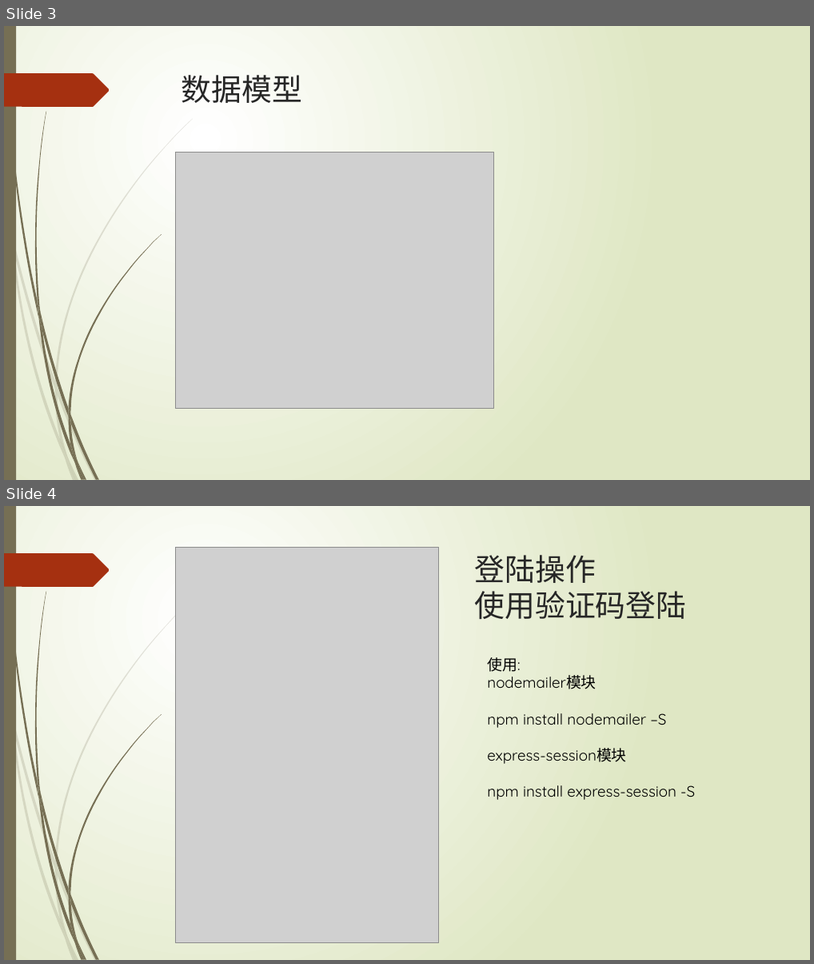
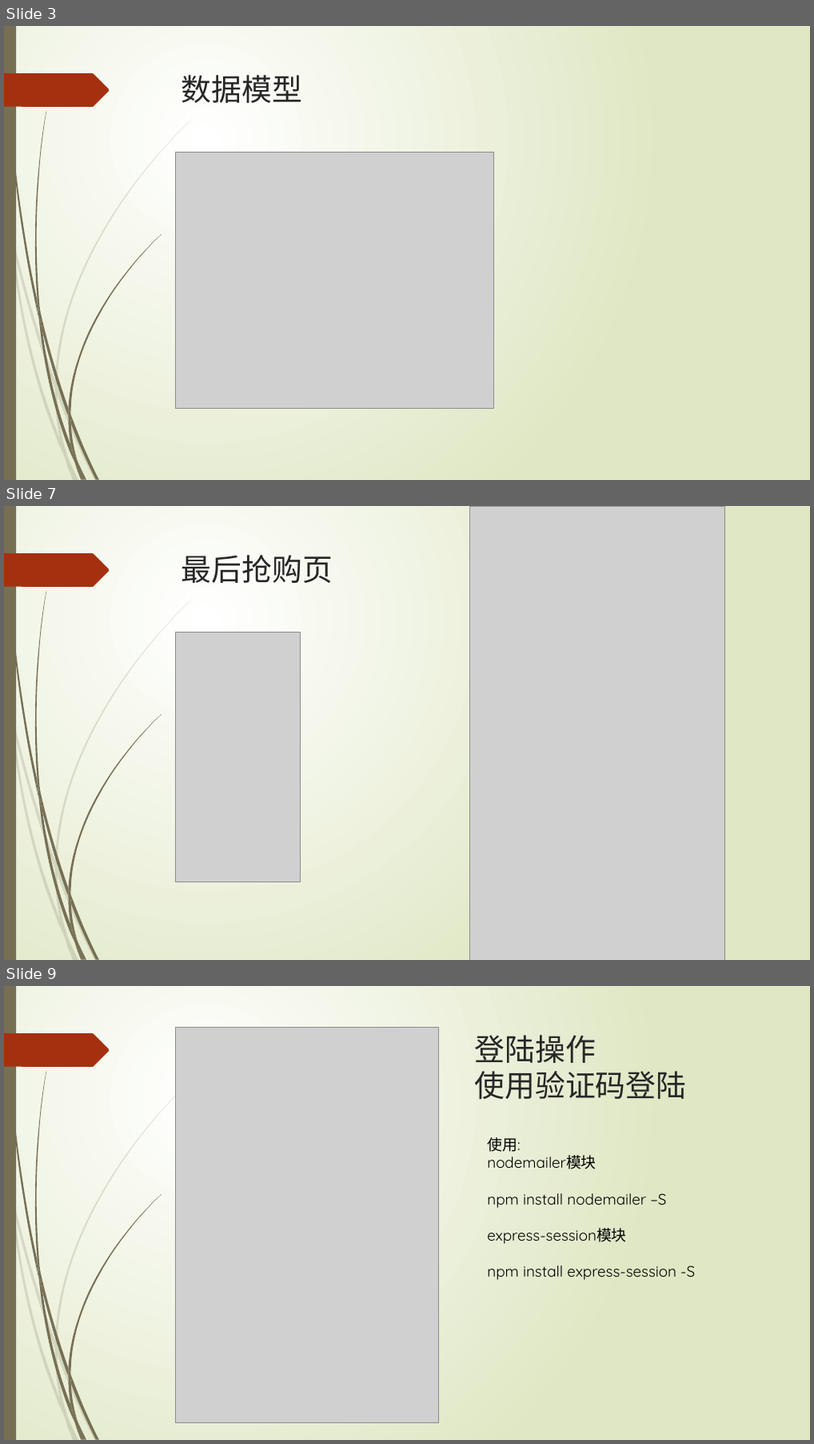
Before and after one commit to Caramel-Zhao/vipshop-vue-demo, a slide deck: ppt-doc/vip-shop.pptx. Shown one above the other, each under a label of ours: slides 3 and 4 before the commit, slides 3, 7 and 9 after it; the slides between them are not shown. The pictures are 814x964 and 814x1444 pixels, drawn with LibreOffice and Linux fonts; fonts in the diff are those of the drawing; grey boxes stand for pictures. Boxes give left, top, right and bottom in pixels: in the first picture for what was removed or moved away, otherwise in the second. Text is boxed around its words. In the diff, an @@ line names an element or a change of style, - is before the commit and + after.

```diff
--- a/ppt-doc/vip-shop.pptx
+++ b/ppt-doc/vip-shop.pptx
@@ slide 7 added at bbox=[4, 506, 810, 960], background gradient #FFFFFF to #DFE8C4; not listed: 24 template elements that a slide beside it also shows @@
@@ picture added at bbox=[470, 506, 725, 960] @@
@@ title added at bbox=[182, 555, 333, 583], 36 pt, text #262626 @@
+最后抢购页
@@ picture added at bbox=[176, 632, 301, 882] @@
@@ what was slide 4 is now slide 9 @@
```
Also in this commit, not shown: 5 other slides added, 1 other file.
